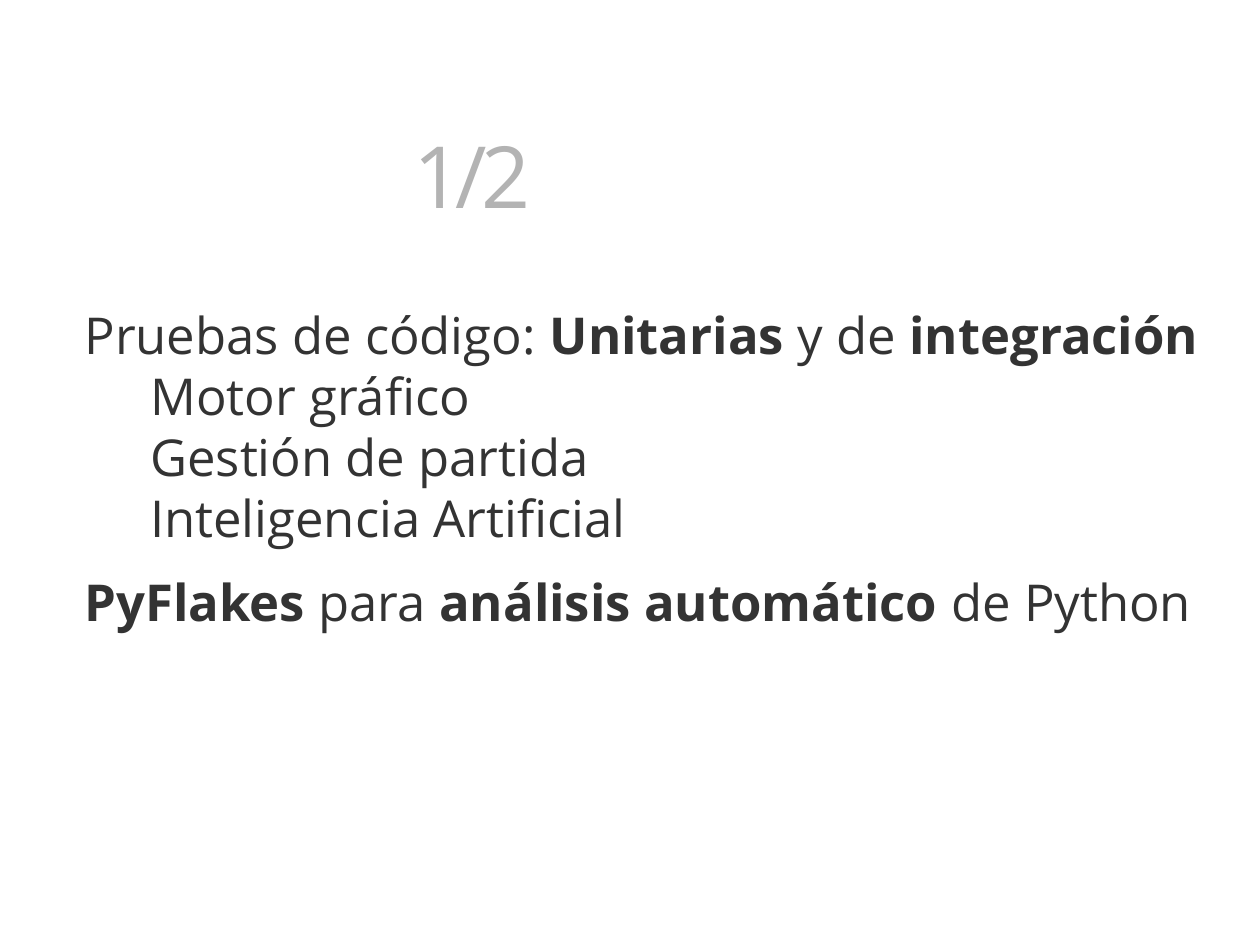
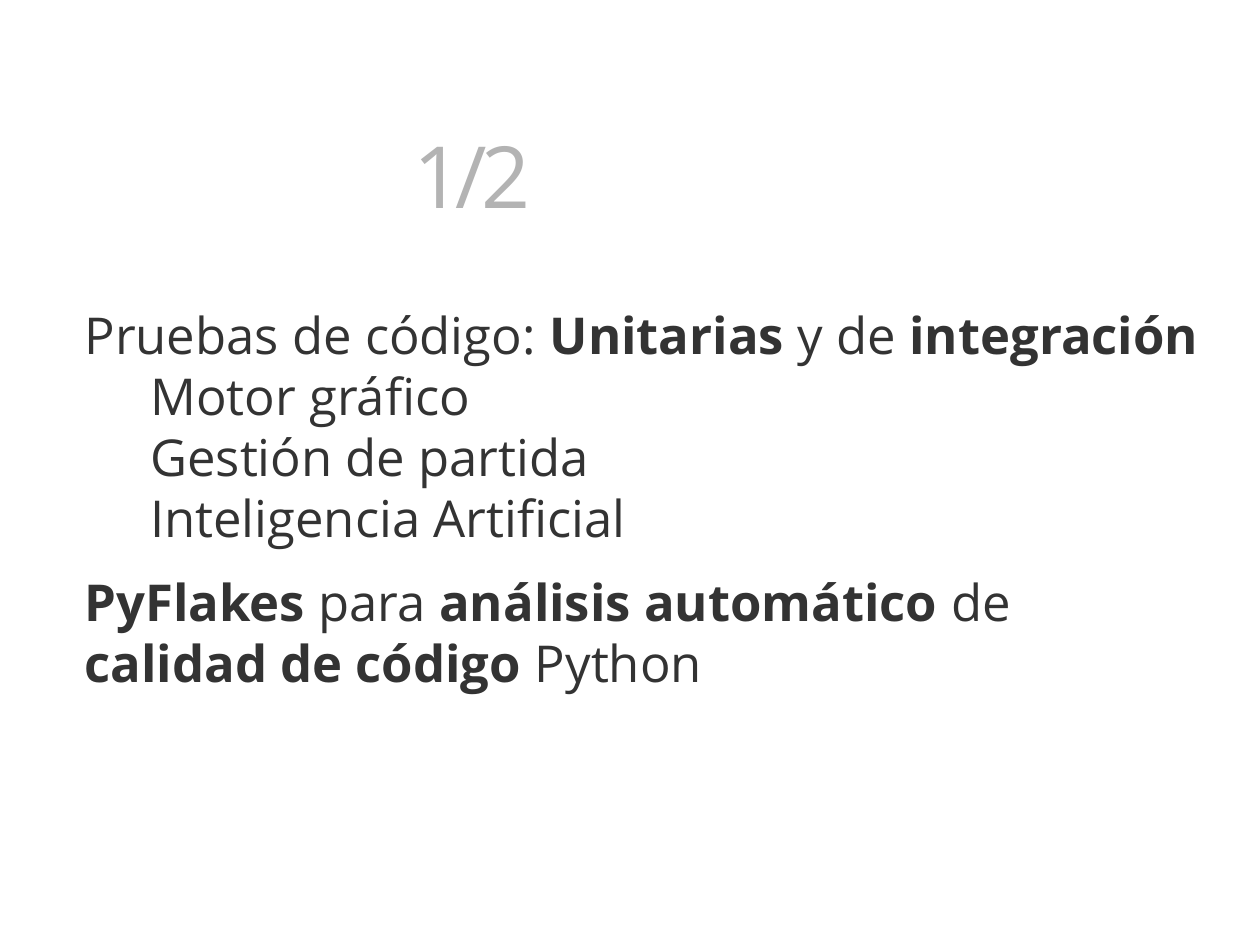
Before and after one commit to 3oheme/dominous, a slide deck: slide 45 of docs/presentacion/presentacion.odp (slide 49 before the commit). Drawn at 1260x945 pixels with LibreOffice and Linux fonts; fonts in the diff are those of the drawing; background and template pictures are left out. Boxes give left, top, right and bottom in pixels: in the first picture for what was removed or moved away, otherwise in the second. Text is boxed around its words. In the diff, an @@ line names an element or a change of style, - is before the commit and + after.

```diff
--- a/docs/presentacion/presentacion.odp
+++ b/docs/presentacion/presentacion.odp
@@ text at box(84, 582, 1011, 694): text changed @@
-PyFlakes para análisis automático de Python
+PyFlakes para análisis automático de calidad de código Python
```
Also in this commit, not shown: 8 other slides changed, 4 slides added, 8 slides removed, 2 other files.
